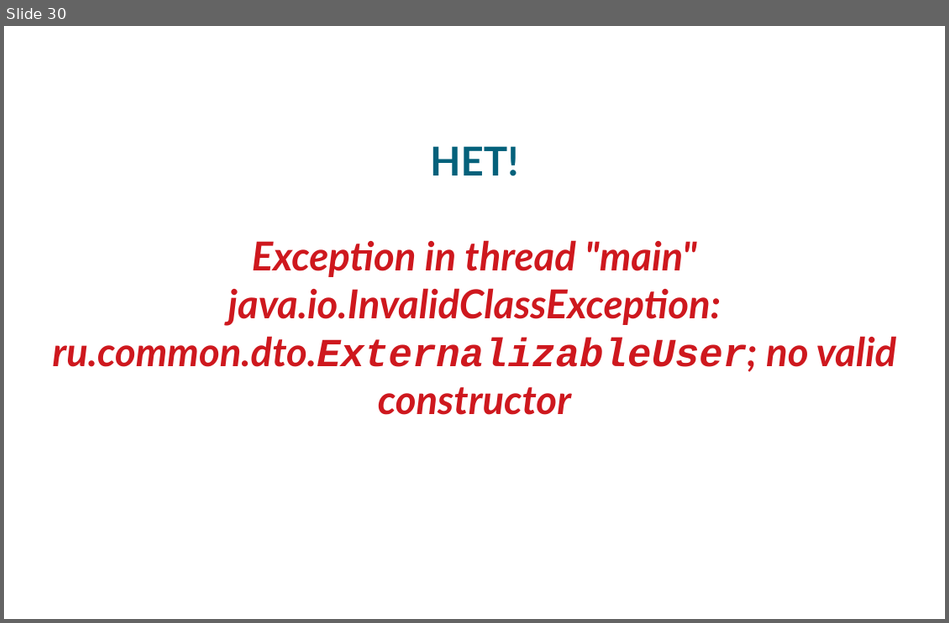
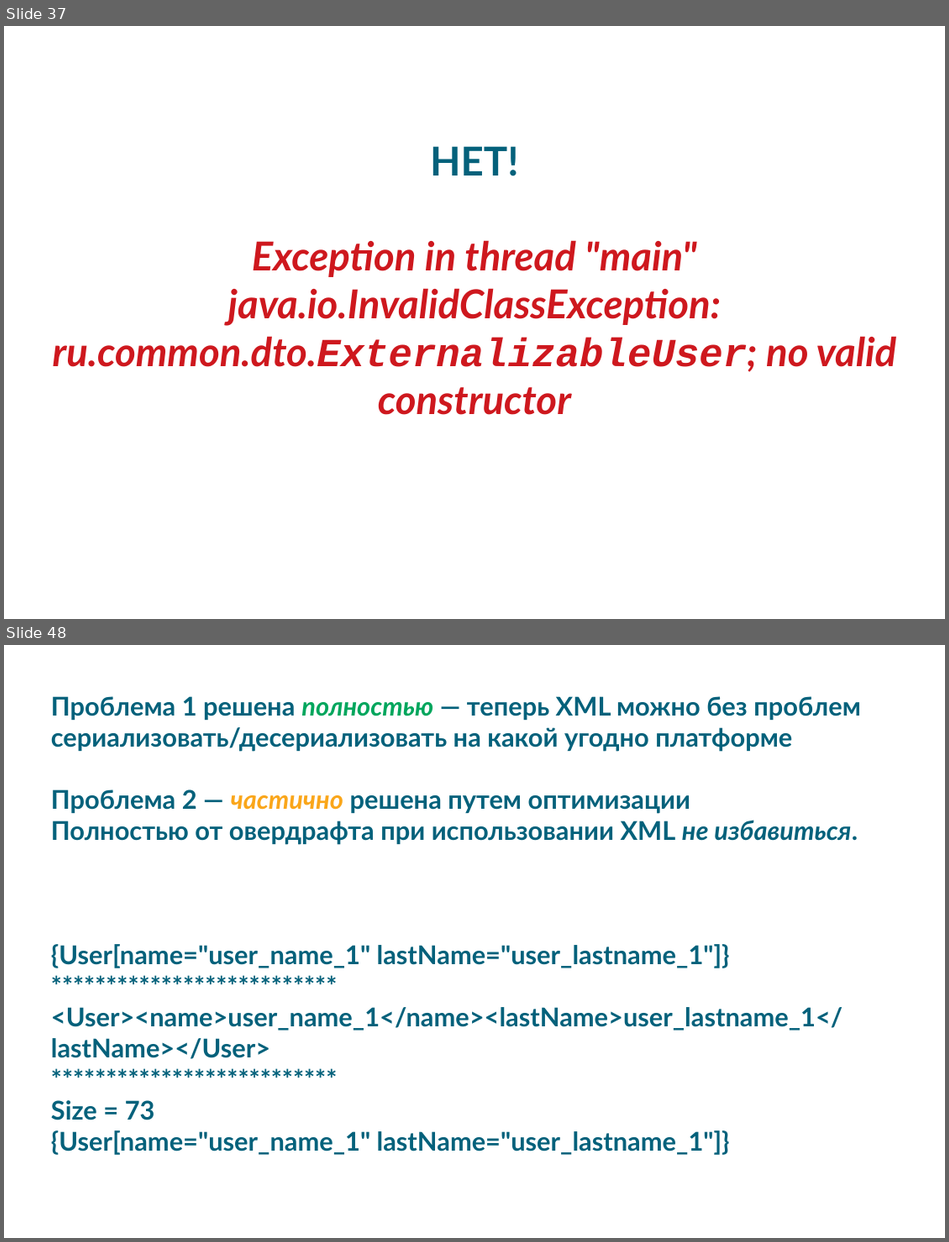
Before and after one commit to pixie1977/JavaSchoolSerialization, a slide deck: JavaSchoolSerialization.odp. Shown one above the other, each under a label of ours: slide 30 before the commit, slides 37 and 48 after it; the slides between them are not shown. The pictures are 949x623 and 949x1242 pixels, drawn with LibreOffice and Linux fonts; fonts in the diff are those of the drawing; background and template pictures are left out. Boxes give left, top, right and bottom in pixels: in the first picture for what was removed or moved away, otherwise in the second. Text is boxed around its words. In the diff, an @@ line names an element or a change of style, - is before the commit and + after.

```diff
--- a/JavaSchoolSerialization.odp
+++ b/JavaSchoolSerialization.odp
@@ slide 48 added at <box>4,645,945,1238</box>, background picture (left out) @@
@@ subtitle added at <box>51,696,861,1155</box>, 26 pt, text #04617B, bold @@
+Проблема 1 решена полностью — теперь XML можно без проблем сериализовать/десериализовать на какой угодно платформе
+Проблема 2 — частично решена путем оптимизации
+Полностью от овердрафта при использовании XML не избавиться.
+{User[name="user_name_1" lastName="user_lastname_1"]}
+**************************
+<User><name>user_name_1</name><lastName>user_lastname_1</lastName></User>
+**************************
+Size = 73
+{User[name="user_name_1" lastName="user_lastname_1"]}
@@ what was slide 30 is now slide 37 @@
```
Also in this commit, not shown: 13 slides changed, 25 other slides added, 1 slide removed, 1 other file.
